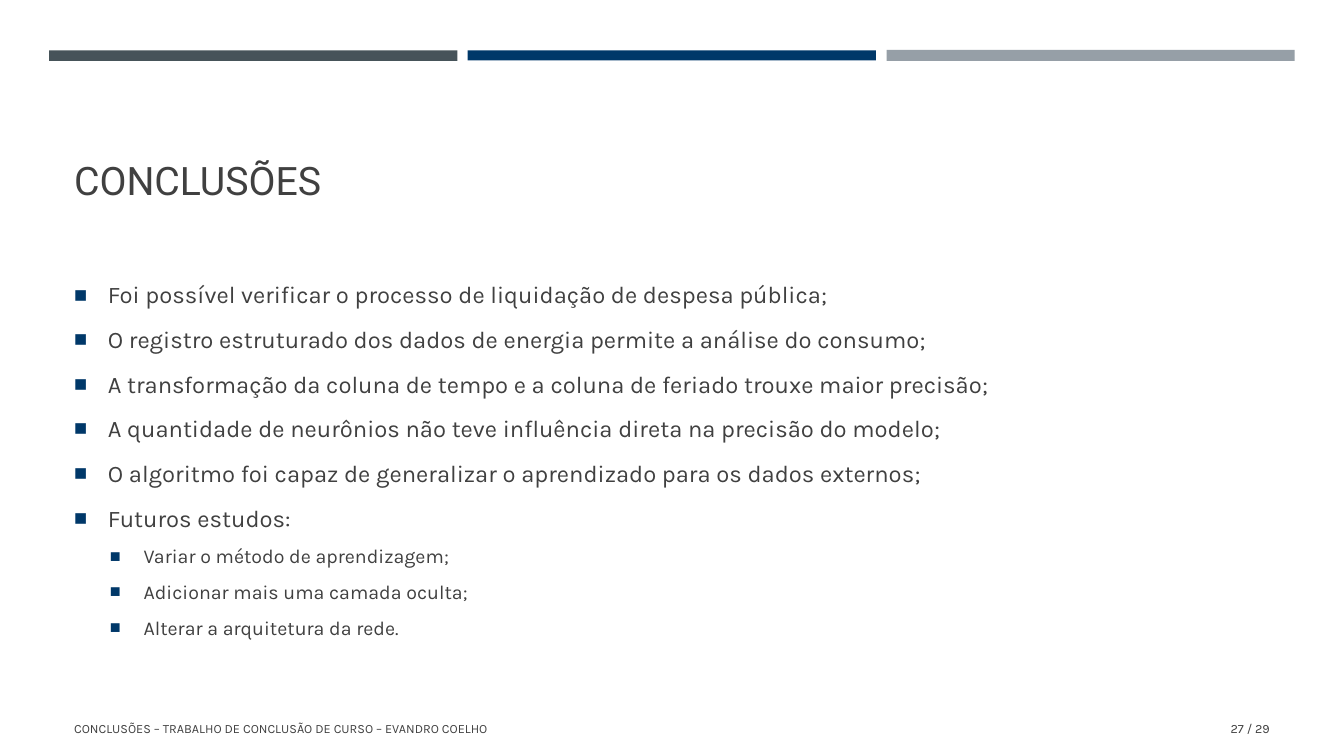
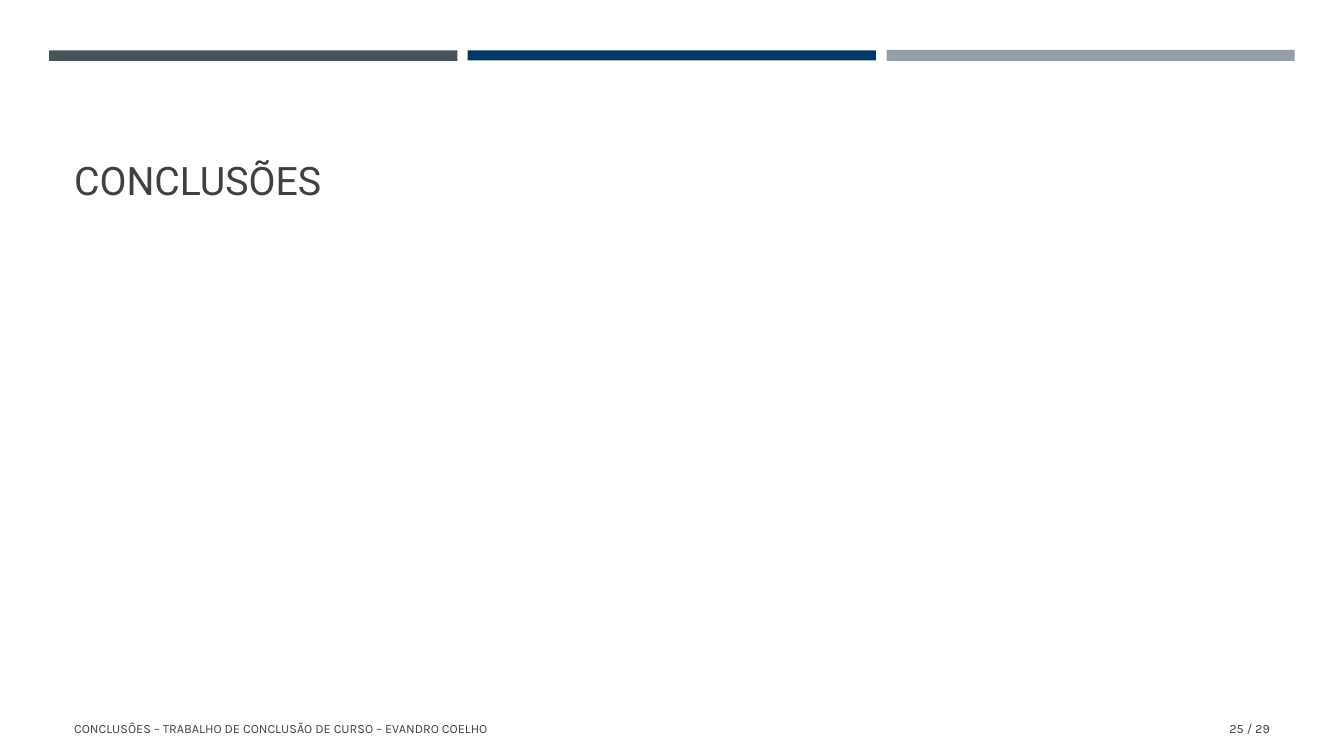
Before and after one commit to evandrorcoelho/energy-consumption-forecast, a slide deck: slide 25 of tcc_pos_graduacao_apresentacao_evandrocoelho.pptx (slide 27 before the commit). Drawn at 1344x756 pixels with LibreOffice and Linux fonts; fonts in the diff are those of the drawing. Boxes give left, top, right and bottom in pixels: in the first picture for what was removed or moved away, otherwise in the second. Text is boxed around its words. In the diff, an @@ line names an element or a change of style, - is before the commit and + after.

```diff
--- a/tcc_pos_graduacao_apresentacao_evandrocoelho.pptx
+++ b/tcc_pos_graduacao_apresentacao_evandrocoelho.pptx
@@ text removed at (108,285,988,640) @@
-■ Foi possível verificar o processo de liquidação de despesa pública;
-■ O registro estruturado dos dados de energia permite a análise do consumo;
-■ A transformação da coluna de tempo e a coluna de feriado trouxe maior precisão;
-■ A quantidade de neurônios não teve influência direta na precisão do modelo;
-■ O algoritmo foi capaz de generalizar o aprendizado para os dados externos;
-■ Futuros estudos:
-  ■ Variar o método de aprendizagem;
-  ■ Adicionar mais uma camada oculta;
-  ■ Alterar a arquitetura da rede.
@@ page number at (1229,725,1270,733): text changed @@
-27 / 29
+25 / 29
```
Also in this commit, not shown: 12 other slides changed, 2 slides removed, 3 other files.
